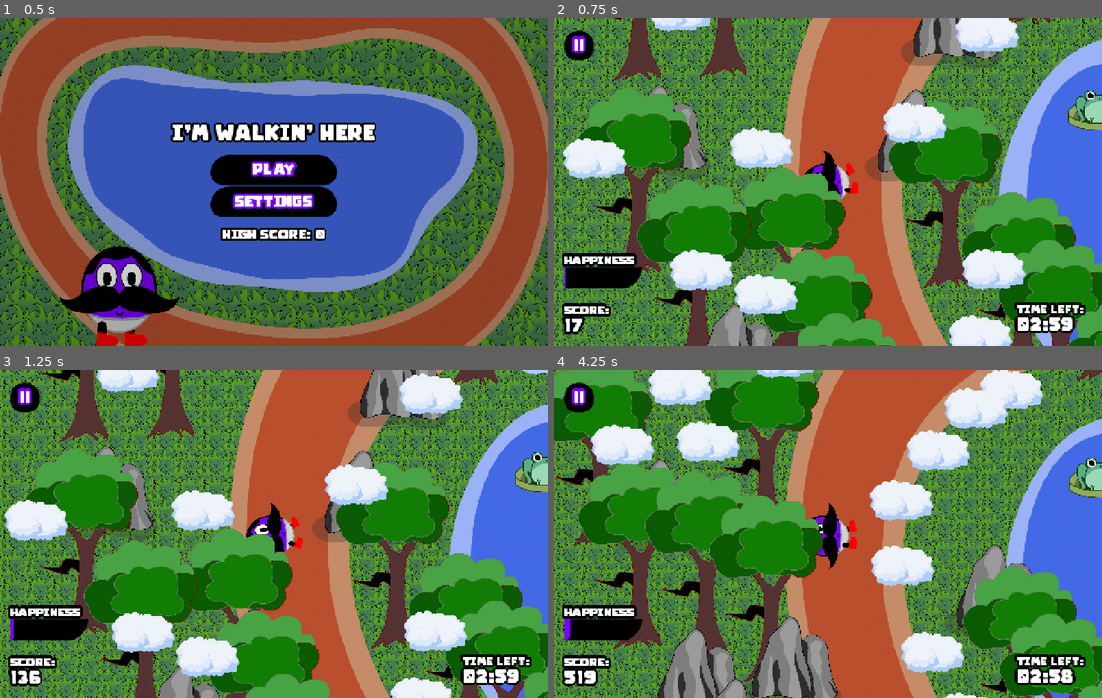
Above: before the commit, frames 1-4 (two rows, left to right).
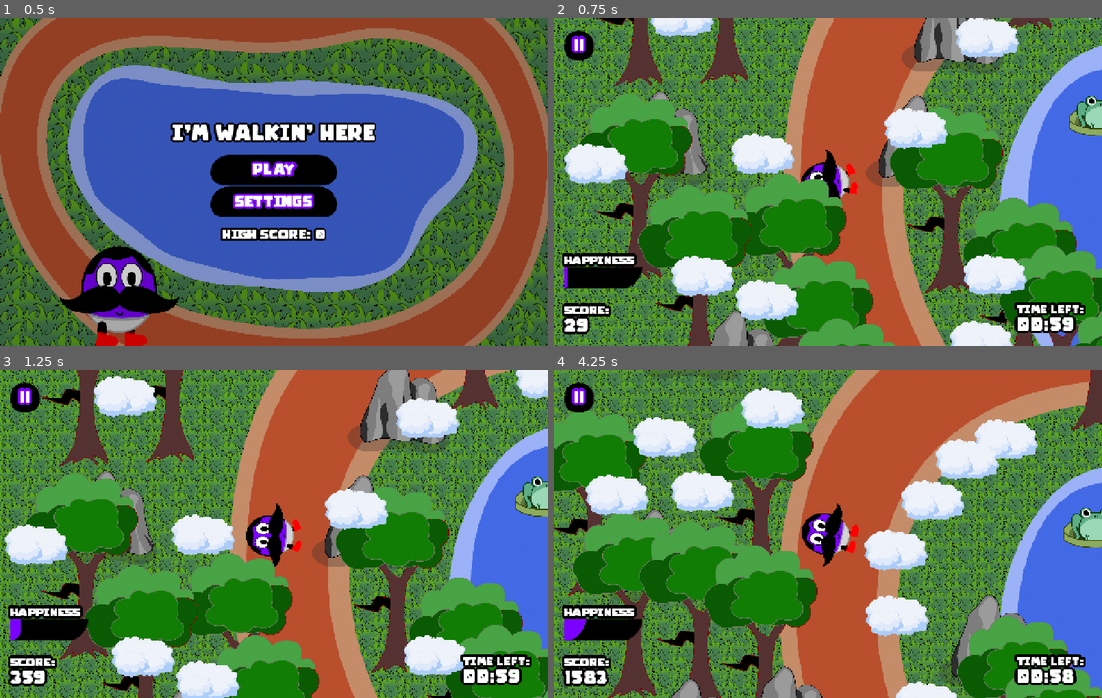
Above: after the commit, the same moments.

Repository: HyperGameDev/im-walking-here
Game: Godot game, scene res://scenes/main_scene.tscn
Same seed, same stepped clock (60 frames per second), same inputs: the game is played once before the commit and once after it.
Inputs (mouse positions are in pixels of both pictures, inside the frame that each line leads up to; where the layout moved, square brackets give the same spot in the first picture):
- Up to frame 1 (0.5 s): no input
- Up to frame 2 (0.75 s): click "PLAY" at 0.5 s
- Up to frame 3 (1.25 s): no input
- Up to frame 4 (4.25 s): click "||" at 1.25 s; click "RESTART" at 2 s; click "PLAY" at 2.75 s; click (1101, 494) [1101, 471] at 3.5 s

Frame 1 is identical in both runs. In frame 2, 37% of the frame differs, in the area x 0-100%, y 0-100%; in frame 3, 55%; in frame 4, 71%.

Commit message:
Game balancing and moved some vars to game_manager

Diff:
--- a/scenes/ui.tscn
+++ b/scenes/ui.tscn
@@ -87,6 +87,7 @@
 
 [node name="VBox_Bottom_UI" type="VBoxContainer" parent="Container_Right"]
 layout_mode = 2
+size_flags_horizontal = 0
 mouse_filter = 2
 alignment = 2
 
--- a/scripts/bird.gd
+++ b/scripts/bird.gd
@@ -23,8 +23,8 @@
 		AudioManager.play_bird(global_position)
 	else:
 		AudioManager.play_discord(global_position)
-	var score_cost : float = 300
+	var score_cost : float = GameManager.score_cost
 	score_cost /= global_position.distance_to(Player.ref.global_position)
-	score_cost*=80*Player.ref.progress_ratio
+	score_cost*=GameManager.score_cost_mult*Player.ref.progress_ratio
 	UI.ref.reduce_happiness(score_cost)
 	TimerMax = randf_range(1,2)
--- a/scripts/frog.gd
+++ b/scripts/frog.gd
@@ -12,4 +12,4 @@
 
 func _on_item_clicked() -> void:
 	audio_stream_player_2d.play()
-	UI.ref.reduce_happiness(-.5)
+	UI.ref.increase_happiness(1.)
--- a/scripts/game_manager.gd
+++ b/scripts/game_manager.gd
@@ -1,24 +1,19 @@
 extends Node
 
-var happiness_factor : float = .075
+var happiness_factor : float = .3
+var happiness_bonus : float = 20.
+var score_cost: float = 1500.
+var score_cost_mult: float = 30.
 var score : int = 0
 var score_mult : float = 10.
-	#get:
-		#return score_mult
-	#set(val):
-		#if score_mult != val:
-			#if score_mult > 0.:
-				#score_mult = val
-		##score_mult = clampf(score_mult, 0.1, 2)
+const ROUND_LENGTH: float = 60.
 
 func restart_game() -> void:
 	reset_vals()
-
 	get_tree().change_scene_to_file("res://scenes/main_scene.tscn")
 
 func reset_vals() -> void:
 	score = 0
-	#score_mult = 1.
 
 func finish_round() -> void:
 	if score > SaveGame.Highscore:
--- a/scripts/path.gd
+++ b/scripts/path.gd
@@ -2,7 +2,7 @@
 
 static var ref: Path2D
 
-var round_length: float = 180.:
+var round_length: float = GameManager.ROUND_LENGTH:
 	set(value):
 		round_length = value
 		UI.ref.update_score()
--- a/scripts/ui.gd
+++ b/scripts/ui.gd
@@ -31,6 +31,9 @@
 func reduce_happiness(amount:float) -> void:
 	progress_happiness.value -= amount
 
+func increase_happiness(amount:float) -> void:
+	progress_happiness.value += amount
+
 func update_score() -> void:
 
 	progress_happiness.value += GameManager.happiness_factor
--- a/scripts/world_entity.gd
+++ b/scripts/world_entity.gd
@@ -28,6 +28,8 @@
 			if i.visible == false:
 				return
 			i.queue_free()
+			UI.ref.increase_happiness(GameManager.happiness_bonus)
+
 	for b : Node in get_children():
 		if b is Button:
 			b.queue_free()
